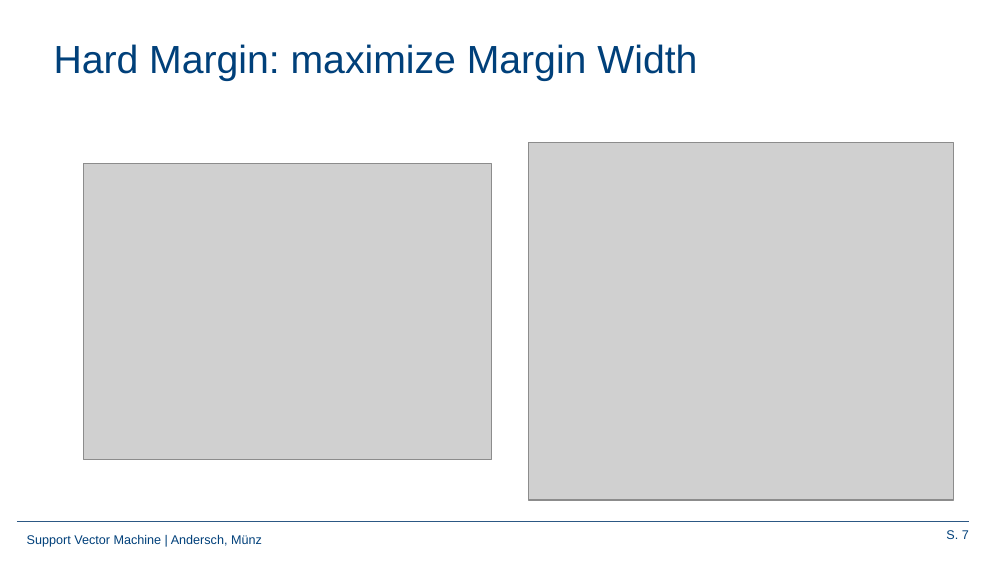
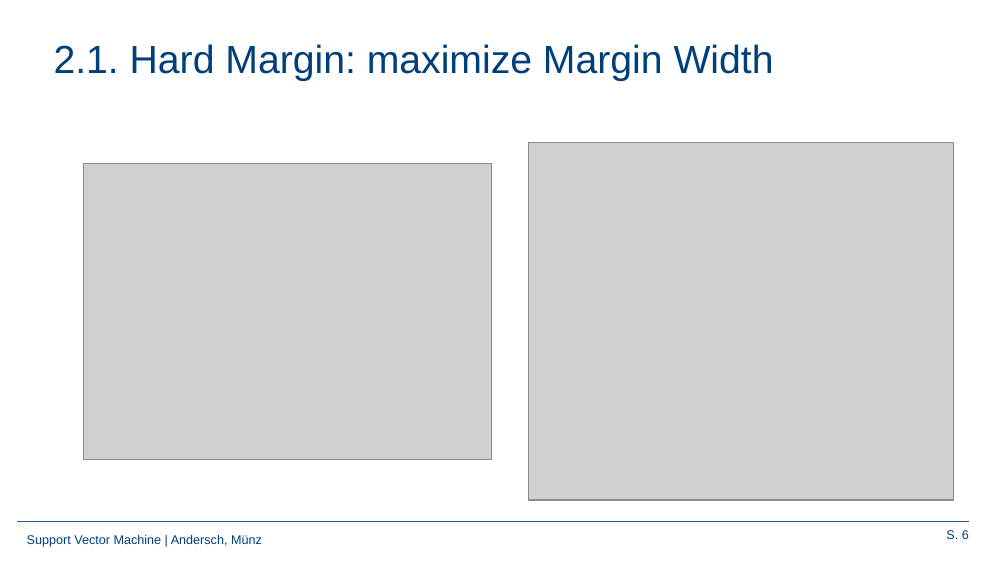
Before and after one commit to Frandersch/Statistical-Machine-Learning, a slide deck: slide 6 of Präsentation/Support Vector Machines.pptx (slide 7 before the commit). Drawn at 1008x567 pixels with LibreOffice and Linux fonts; fonts in the diff are those of the drawing; grey boxes stand for pictures; background and template pictures are left out. Boxes give left, top, right and bottom in pixels: in the first picture for what was removed or moved away, otherwise in the second. Text is boxed around its words. In the diff, an @@ line names an element or a change of style, - is before the commit and + after.

```diff
--- a/Präsentation/Support Vector Machines.pptx
+++ b/Präsentation/Support Vector Machines.pptx
@@ title at box(54, 44, 774, 81): text changed @@
-Hard Margin: maximize Margin Width
+2.1. Hard Margin: maximize Margin Width
@@ page number at box(946, 530, 969, 539): text changed @@
-S. 7
+S. 6
```
Also in this commit, not shown: 13 other slides changed, 4 slides added, 6 slides removed.
